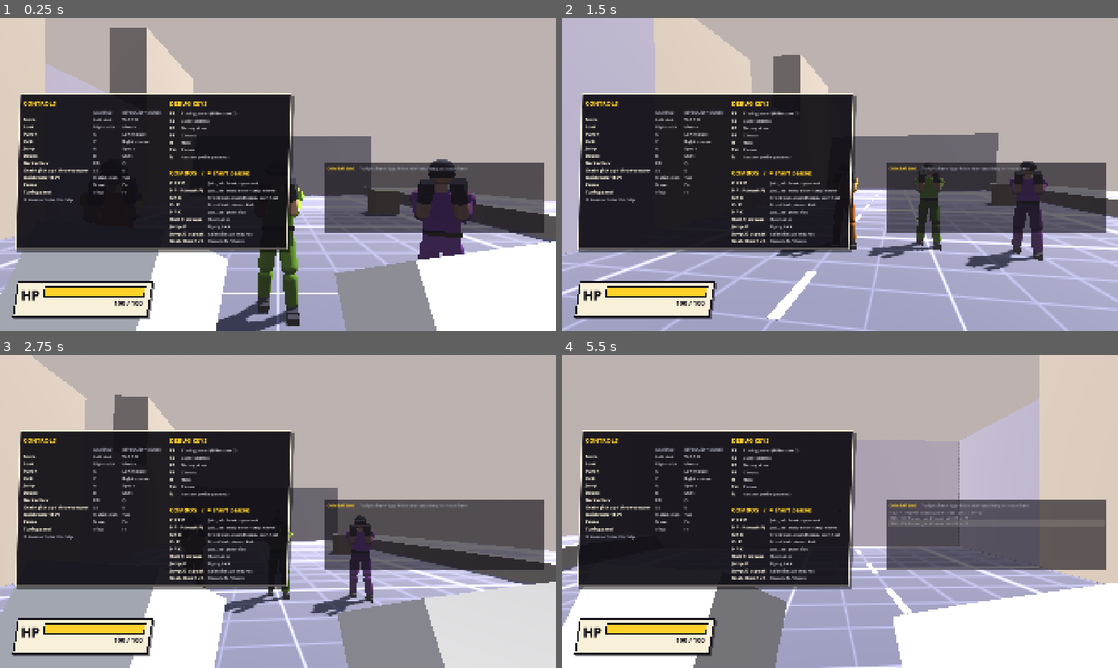
Above: before the commit, frames 1-4 (two rows, left to right).
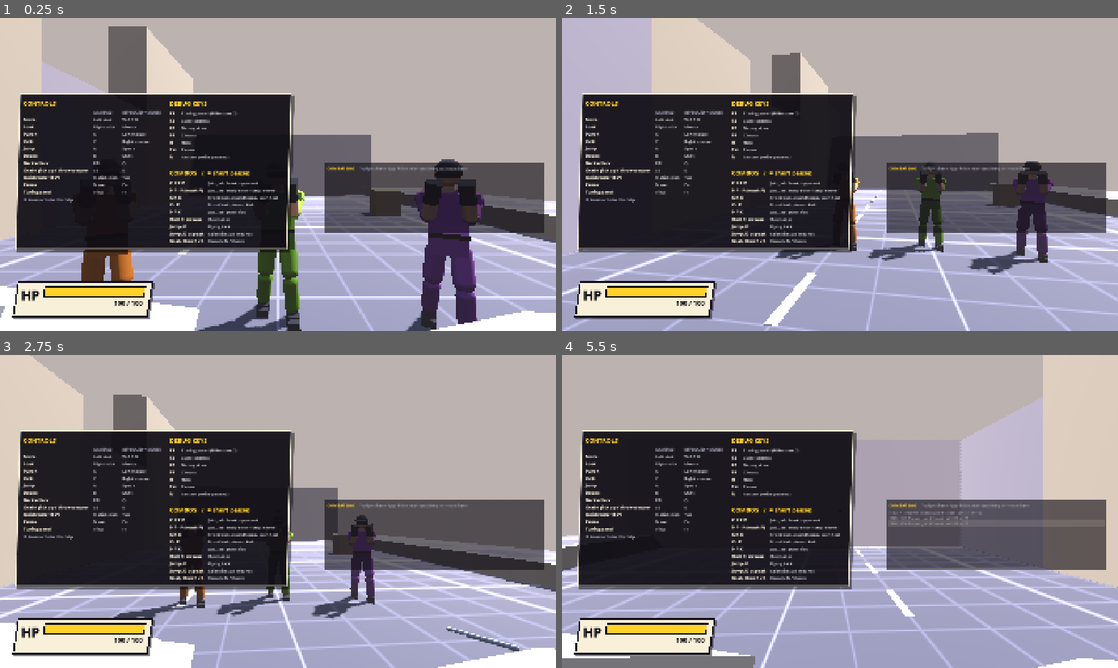
Above: after the commit, the same moments.

Repository: mikedtcm22/beat-em-up-PoC
Game: Godot game, scene res://game/level/test_room.tscn
The game is run twice, just before and just after one commit, with the same random seed, the same clock (stepped at 60 frames per second) and the same inputs.
Inputs (mouse positions are in pixels of both pictures, inside the frame that each line leads up to):
- Up to frame 1 (0.25 s): no input
- Up to frame 2 (1.5 s): tap Enter at 0.5 s; move the mouse to (867, 174) at 0.52 s; hold Up (fly_forward) from 0.53 s (still down); tap Shift (dodge) at 0.6 s; click (867, 174) at 0.67 s; tap Space (jump) at 0.77 s; move the mouse to (812, 174) at 1.27 s; tap Middle mouse button (fly_look) at 1.35 s
- Up to frame 3 (2.75 s): keep holding Up (fly_forward); tap Space (jump) at 1.52 s; move the mouse to (289, 505) at 2.02 s; tap E (grab) at 2.1 s
- Up to frame 4 (5.5 s): keep holding Up (fly_forward); move the mouse to (834, 517) at 2.77 s; right-click (834, 517) at 2.85 s; click (834, 517) at 2.92 s; tap Space (jump) at 3.02, 3.77, 4.52 s; move the mouse to (878, 514) at 3.52 s; click (878, 514) at 3.6 s; move the mouse to (795, 508) at 4.27 s; tap Tab (quick_turn) at 4.35 s; move the mouse to (845, 511) at 5.02 s; tap Alt at 5.1 s; click (845, 511) at 5.17 s

The runs differ from the first frame. In frame 1, 16% of the frame differs, in the area x 0-100%, y 0-100%; in frame 2, 5.6%; in frame 3, 16%; in frame 4, 16%.

Commit message:
First-person view sits 12 cm ahead of the eye; held victims stay hunched
- Tuning.cam_forward_offset_m (0.12) moves the first-person camera ahead of
  EyePoint along the flat look, so the guard's forearms held at the chin fall
  behind the lens. Presentation only; aim and hits never use it.
- Knee hits on a held victim replay the hunched "held" pose instead of a
  standing flinch, which raised its head into the camera.
- Capture script: fix empty-array expansion under macOS bash 3.2.

Co-Authored-By: Claude Opus 5.5 <noreply@anthropic.com>

Diff:
--- a/game/actors/combat_actor.gd
+++ b/game/actors/combat_actor.gd
@@ -418,9 +418,10 @@
 	var reaction := hit.reaction
 	var kb := hit.knockback
 	if state == CombatTypes.ActorState.GRABBED and hit.attacker == holder and reaction != CombatTypes.Reaction.THROWN:
-		# Knees on a held victim: flinch in place, stay held (unless this hit killed).
+		# Knees on a held victim: jolt in the hunched held pose and stay held (unless this
+		# hit killed). A standing flinch here would raise the head into the holder's view.
 		if not hit.killed:
-			rig.play(_flinch_anim(hit), 0.03)
+			rig.play(&"held", 0.03)
 			return
 		holder = null
 	if hit.killed and state == CombatTypes.ActorState.DOWNED:
--- a/game/autoload/tuning_data.gd
+++ b/game/autoload/tuning_data.gd
@@ -102,6 +102,10 @@
 @export_range(75.0, 110.0, 1.0) var fov_deg: float = 90.0
 @export_range(0.0, 0.3, 0.005) var cam_smoothing_s: float = 0.05
 @export_range(0.0, 0.05, 0.001) var cam_bob_clamp_m: float = 0.015
+## First-person view sits this far ahead of EyePoint (horizontally, along the look), so
+## the guard's forearms, held at the chin, fall behind the lens instead of filling the
+## lower corners. Presentation only: aim and hit detection never use it.
+@export_range(0.0, 0.3, 0.01) var cam_forward_offset_m: float = 0.12
 @export_range(0.0, 1.0, 0.05) var screen_shake_intensity: float = 1.0
 @export var show_center_dot: bool = true
 
--- a/game/camera/first_person_camera.gd
+++ b/game/camera/first_person_camera.gd
@@ -177,6 +177,10 @@
 	var move_offset := player.get_camera_move_offset()
 	var root := player.get_global_transform_interpolated().origin
 	var eye_position := root + _eye_offset + Vector3.DOWN * move_offset.y
+	var ahead := player.get_look_basis() * Vector3.FORWARD
+	ahead.y = 0.0
+	if ahead.length_squared() > 0.0001:
+		eye_position += ahead.normalized() * Tuning.data.cam_forward_offset_m
 	var look := _add_pitch(player.get_look_basis(), deg_to_rad(move_offset.x))
 	return Transform3D(look, eye_position)
 
--- a/tests/test_cameras.gd
+++ b/tests/test_cameras.gd
@@ -71,6 +71,8 @@
 
 func before_each() -> void:
 	Tuning.apply(TuningData.new())
+	# These tests pin the camera to the eye point; the forward offset has its own test.
+	Tuning.data.cam_forward_offset_m = 0.0
 
 
 func after_all() -> void:
@@ -370,6 +372,19 @@
 			"rotation follows look at once")
 
 
+func test_fp_sits_ahead_of_the_eye_along_the_flat_look() -> void:
+	Tuning.data.cam_forward_offset_m = 0.12
+	var player := _make_player(Vector3(1.0, 0.0, 1.0))
+	player.look_yaw = 0.8
+	player.look_pitch = -0.6
+	var cam := _make_fp(player)
+	cam.update_camera(DT)
+	var flat := Vector3(-sin(0.8), 0.0, -cos(0.8))
+	var expected := player.get_eye_transform().origin + flat * 0.12
+	assert_almost_eq(cam.global_position.distance_to(expected), 0.0, 0.002,
+			"0.12 m ahead of the eye, level even when looking down")
+
+
 func test_fp_applies_move_pitch_and_drop() -> void:
 	var player := _make_player()
 	player.look_yaw = 0.5
